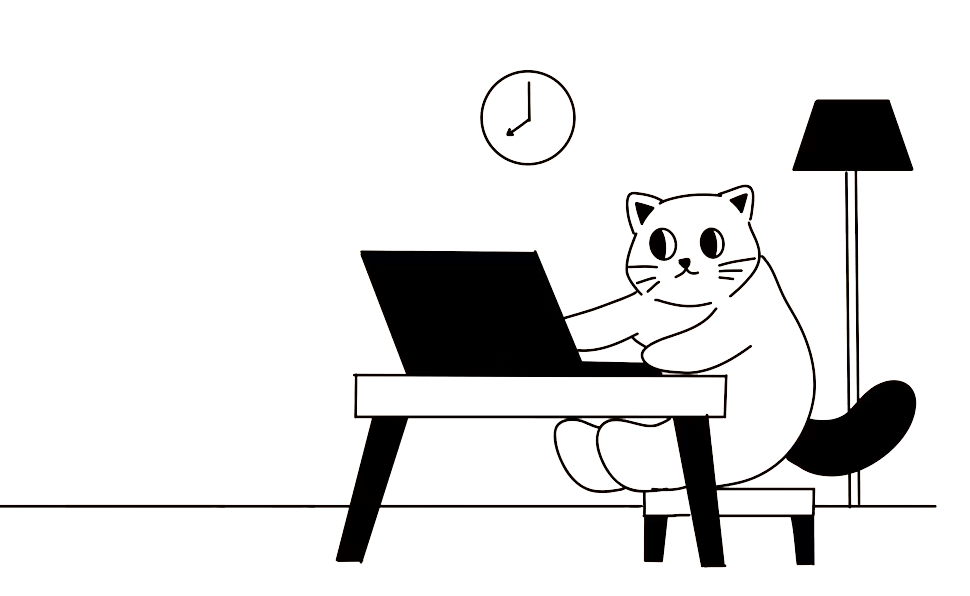
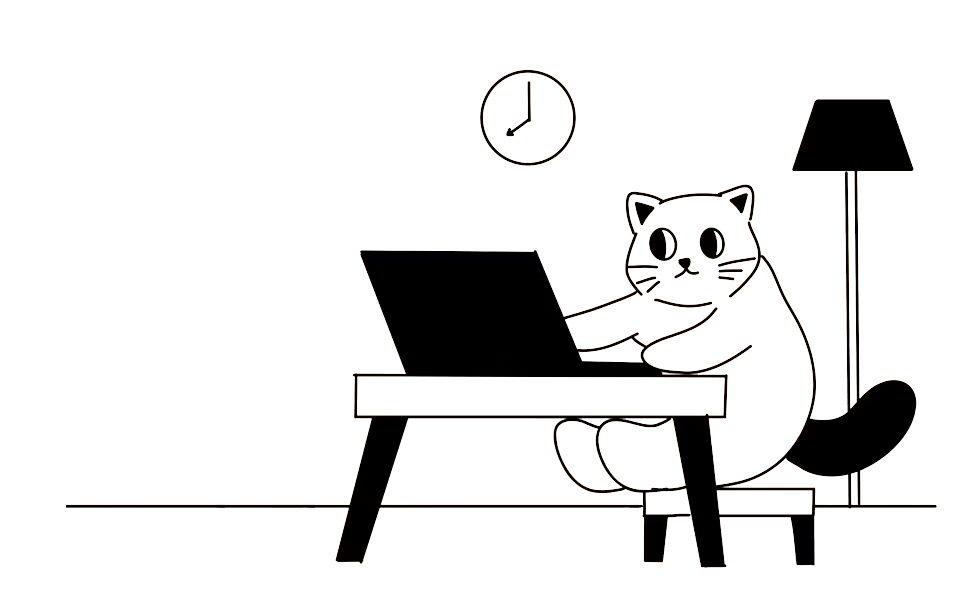
The second 970 x 596 image is a revision of the first. Changes to its layers:
painted on "Layer 5 copy" over [0, 504, 216, 508]
